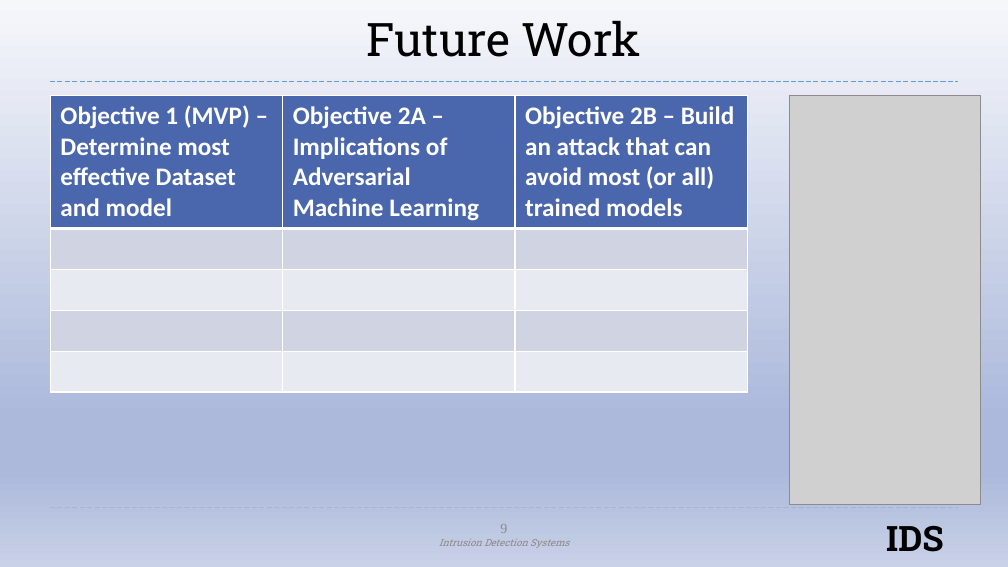
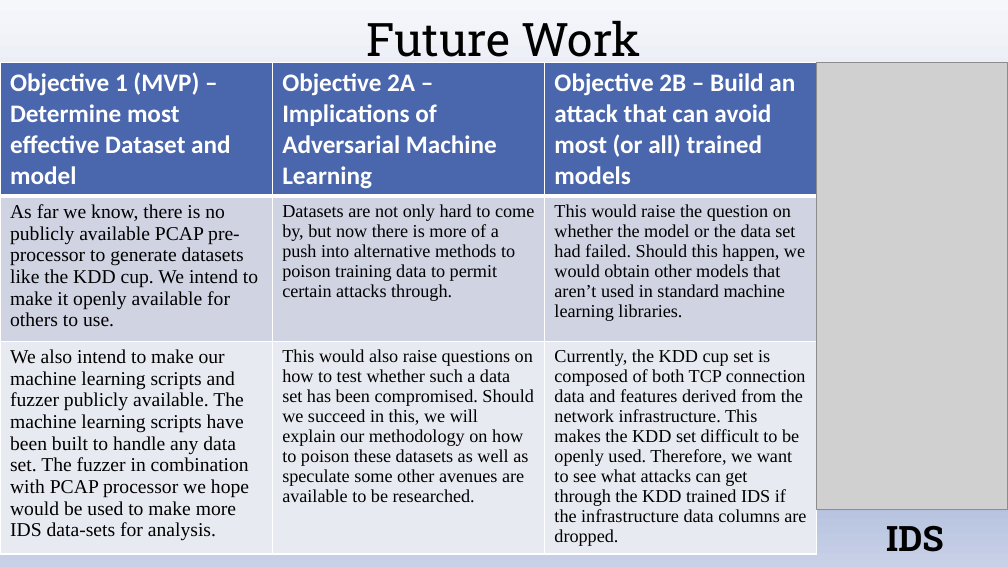
Before and after one commit to AndrewQuijano/Operating_Systems_II, a slide deck: slide 9 of Project_Presentation.pptx. Drawn at 1008x567 pixels with LibreOffice and Linux fonts; fonts in the diff are those of the drawing; grey boxes stand for pictures; background and template pictures are left out. Boxes give left, top, right and bottom in pixels: in the first picture for what was removed or moved away, otherwise in the second. Text is boxed around its words. In the diff, an @@ line names an element or a change of style, - is before the commit and + after.

Commit message:
Related works and fuzzer slide needed

```diff
--- a/Project_Presentation.pptx
+++ b/Project_Presentation.pptx
@@ table at (0, 62, 816, 550) @@
-row 2:  |  | 
-row 3:  |  | 
-row 4:  |  | 
-row 5:  |  | 
+row 2: As far we know, there is no publicly available PCAP pre-processor to generate datasets like the KDD cup. We intend to make it openly available for others to use. | Datasets are not only hard to come by, but now there is more of a push into alternative methods to poison training data to permit certain attacks through. | This would raise the question on whether the model or the data set had failed. Should this happen, we would obtain other models that aren’t used in standard machine learning libraries.
+row 3: We also intend to make our machine learning scripts and fuzzer publicly available. The machine learning scripts have been built to handle any data set. The fuzzer in combination with PCAP processor we hope would be used to make more IDS data-sets for analysis. | This would also raise questions on how to test whether such a data set has been compromised. Should we succeed in this, we will explain our methodology on how to poison these datasets as well as speculate some other avenues are available to be researched. | Currently, the KDD cup set is composed of both TCP connection data and features derived from the network infrastructure. This makes the KDD set difficult to be openly used. Therefore, we want to see what attacks can get through the KDD trained IDS if the infrastructure data columns are dropped.
@@ table: place and size @@
-table at (50, 96, 749, 338)
+table at (0, 62, 816, 550)
@@ picture: place and size @@
-picture at (789, 96, 981, 505)
+picture at (816, 62, 1008, 510)
```
Also in this commit, not shown: 4 other slides changed.
